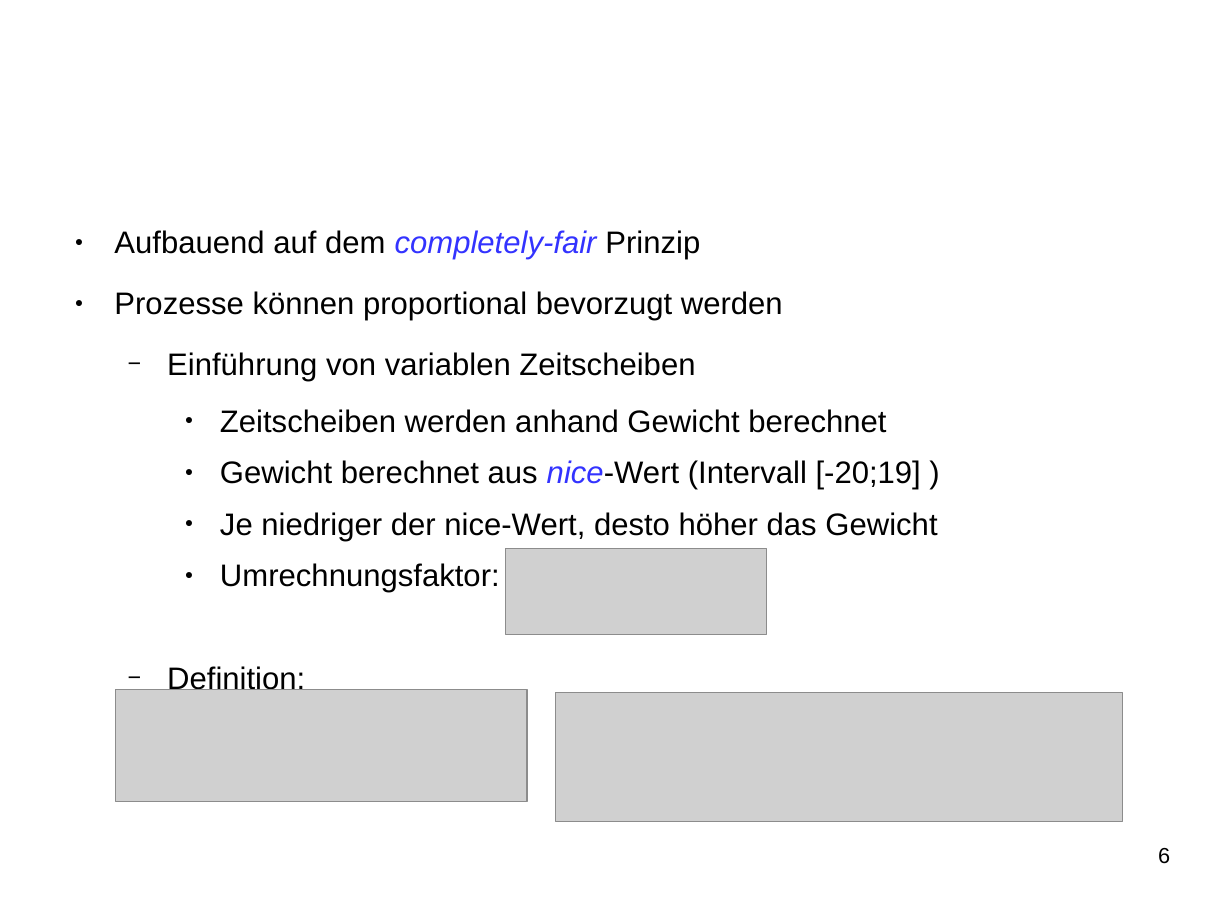
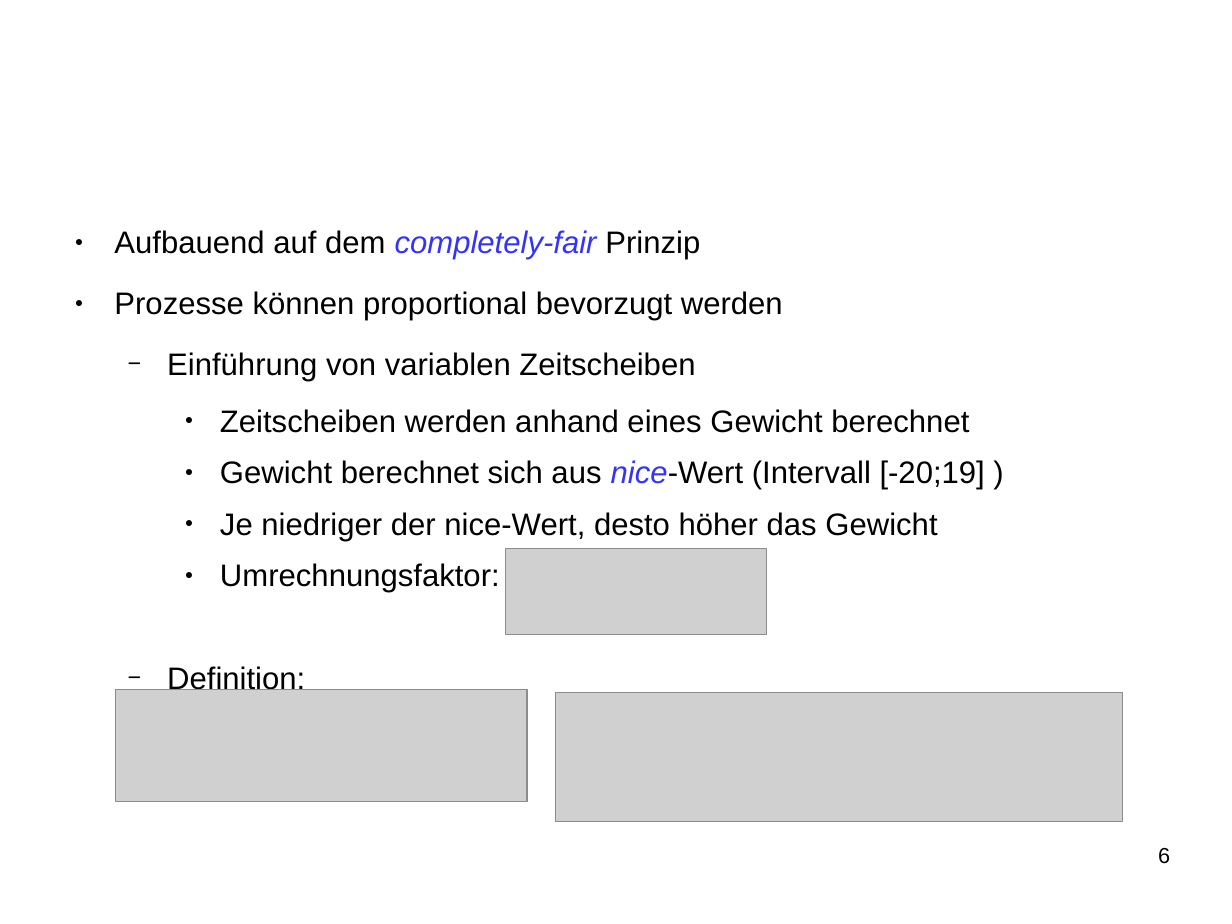
Before and after one commit to SeminararbeitCFS/main, a slide deck: slide 6 of vortrag/vortrag_CFS.odp. Drawn at 1232x924 pixels with LibreOffice and Linux fonts; fonts in the diff are those of the drawing; grey boxes stand for pictures; background and template pictures are left out. Boxes give left, top, right and bottom in pixels: in the first picture for what was removed or moved away, otherwise in the second. Text is boxed around its words. In the diff, an @@ line names an element or a change of style, - is before the commit and + after.

Commit message:
little fixes

```diff
--- a/vortrag/vortrag_CFS.odp
+++ b/vortrag/vortrag_CFS.odp
@@ text at (220, 409, 985, 490): text changed @@
-    ● Zeitscheiben werden anhand Gewicht berechnet
-    ● Gewicht berechnet aus nice-Wert (Intervall [-20;19] )
+    ● Zeitscheiben werden anhand eines Gewicht berechnet
+    ● Gewicht berechnet sich aus nice-Wert (Intervall [-20;19] )
```
Also in this commit, not shown: 5 other slides changed.
